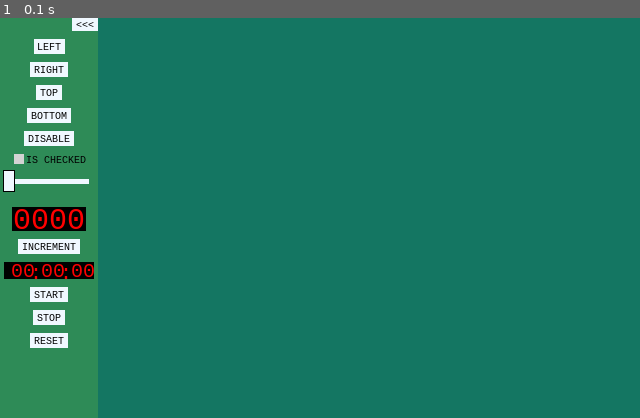
Above: before the commit, frame 1.
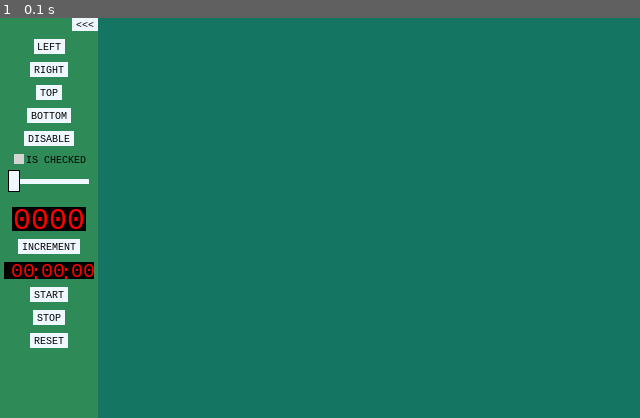
Above: after the commit, the same moment.

Repository: alexetsnyder/OuroborosPython
Game: pygame game, started from Pygame/Maps/IslandMaps/controls.py
Two runs of this game, one before a commit and one after it. Both use one fixed random seed, a clock stepped at 60 frames per second and the inputs below.
Inputs:
- Up to frame 1 (0.1 s): no input

The runs differ from the first frame. In frame 1, less than 0.1% of the frame differs, in the area x 0-4%, y 38-44%.

Commit message:
Slider Dragging
You can now drag the slider on the slider bar.

Diff:
--- a/Pygame/Maps/IslandMaps/controls.py
+++ b/Pygame/Maps/IslandMaps/controls.py
@@ -287,7 +287,6 @@
 		self.check_box = go.Rect(left_top, (10, 10), width=1)
 		self.fill_box = go.Rect(left_top, (10, 10))
 		super().__init__(left_top, tuple(x + 10 for x in self.lbl_text.size))
-		self.apply_styles()
 		self.wire_events()
 
 	def create_styles(self):
@@ -296,9 +295,6 @@
 		self.styles['check_box_disabled'] = Style(Color.SLATE_GREY)
 		self.styles['check_mark_enabled'] = Style(Color.BLACK)
 		self.styles['check_mark_disabled'] = Style(Color.DIM_GREY)
-
-	def apply_styles(self):
-		self.lbl_text.set_font_style(self.get_style('default_text'))
 
 	def wire_events(self):
 		imp.IMP().add_listener(events.MouseLeftButtonDownEvent().create(self.on_mouse_left_button_down))
@@ -499,6 +495,7 @@
 
 class Slider (Control):
 	def __init__(self, length=80, measure=10, left_top=(0, 0)):
+		self.is_dragging = False
 		self.fixed_height = 5
 		self.sw, self.sh = self.slider_size = (10, 4 * self.fixed_height)
 		self.length = length
@@ -507,13 +504,35 @@
 		self.slider_border = go.Rect((0, 0), tuple(x + 2 for x in self.slider_size), width=1)
 		self.slider = go.Rect((0, 0), self.slider_size)
 		super().__init__(left_top, (length, self.sh))
+		self.wire_events()
+
+	def wire_events(self):
+		imp.IMP().add_listener(events.MouseLeftButtonDownEvent().create(self.on_mouse_left_button_down))
+		imp.IMP().add_listener(events.MouseLeftButtonUpEvent().create(self.on_mouse_left_button_up))
+		imp.IMP().add_listener(events.MouseMotionEvent().create(self.on_mouse_motion, quell=True))
+
+	def on_mouse_left_button_down(self, event):
+		if self.slider.is_within(event.pos):
+			self.is_dragging = True
+
+	def on_mouse_left_button_up(self, event):
+		self.is_dragging = False
+
+	def on_mouse_motion(self, event):
+		if self.is_dragging:
+			x, y = event.pos
+			if x - self.slider.w // 2 < self.bar.left:
+				x = self.bar.left + self.slider.w // 2
+			if x + self.slider.w // 2 > self.bar.right:
+				x = self.bar.right - self.slider.w // 2
+			self.slider_border.center_on((x, self.slider_border.y))
+			self.slider.center_on((x, self.slider_border.y))
 
 	def set_position(self, left_top):
 		super().set_position(left_top)
 		self.bar.set_position(left_top)
-		slider_center = (self.left, self.bar.y)
-		self.slider_border.center_on(slider_center)
-		self.slider.center_on(slider_center)
+		self.slider_border.center_on((self.left + self.slider.w // 2, self.bar.y))
+		self.slider.center_on((self.left + self.slider.w // 2, self.bar.y))
 
 	def draw(self, surface):
 		color = self.get_style('default').color
